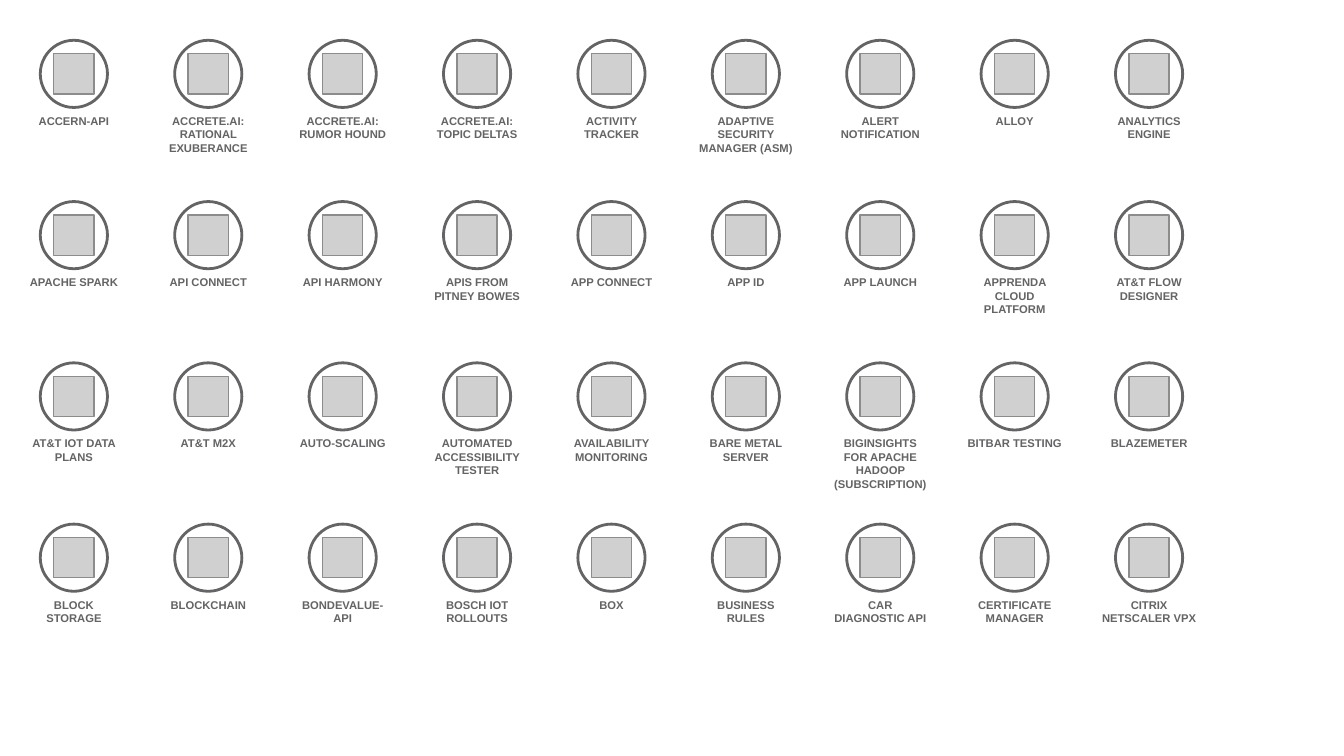
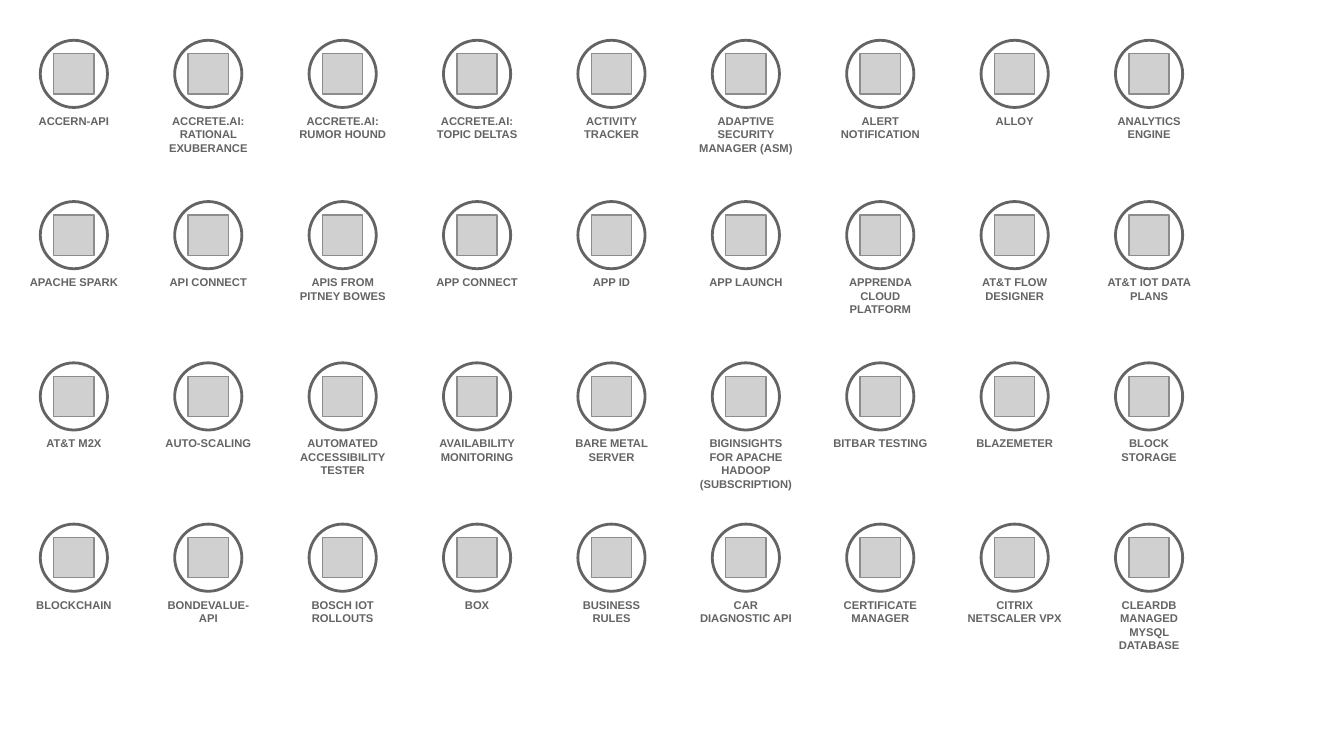
Before and after one commit to l2fprod/myarchitecture, a slide deck: slide 2 of mycatalog-architecture-diagram-template.pptx. Drawn at 1344x756 pixels with LibreOffice and Linux fonts; fonts in the diff are those of the drawing; grey boxes stand for pictures. Boxes give left, top, right and bottom in pixels: in the first picture for what was removed or moved away, otherwise in the second. Text is boxed around its words. In the diff, an @@ line names an element or a change of style, - is before the commit and + after.

```diff
--- a/mycatalog-architecture-diagram-template.pptx
+++ b/mycatalog-architecture-diagram-template.pptx
@@ text removed at (x1=303, y1=278, x2=383, y2=286) @@
-API HARMONY
@@ text added at (x1=436, y1=278, x2=517, y2=286), 6 pt, text #646365, bold @@
+APP CONNECT
@@ text at (x1=593, y1=278, x2=630, y2=286): text changed @@
-APP CONNECT
+APP ID
@@ text at (x1=709, y1=278, x2=782, y2=286): text changed @@
-APP ID
+APP LAUNCH
@@ text removed at (x1=844, y1=278, x2=917, y2=286) @@
-APP LAUNCH
@@ text added at (x1=982, y1=278, x2=1047, y2=300), 6 pt, text #646365, bold @@
+AT&T FLOW DESIGNER
@@ text at (x1=1108, y1=278, x2=1192, y2=300): text changed @@
-AT&T FLOW DESIGNER
+AT&T IOT DATA PLANS
@@ text at (x1=46, y1=439, x2=101, y2=447): text changed @@
-AT&T IOT DATA PLANS
+AT&T M2X
@@ text removed at (x1=181, y1=439, x2=236, y2=447) @@
-AT&T M2X
@@ text "BLOCK STORAGE" moved from (x1=46, y1=601, x2=101, y2=622) to (x1=1121, y1=439, x2=1176, y2=461) @@
@@ 17 texts moved together from (x1=171, y1=278, x2=1196, y2=622) to (x1=36, y1=278, x2=1061, y2=622) @@
@@ text added at (x1=1119, y1=601, x2=1180, y2=649), 6 pt, text #646365, bold @@
+CLEARDB MANAGED MYSQL DATABASE
```
Also in this commit, not shown: 8 other slides changed.
